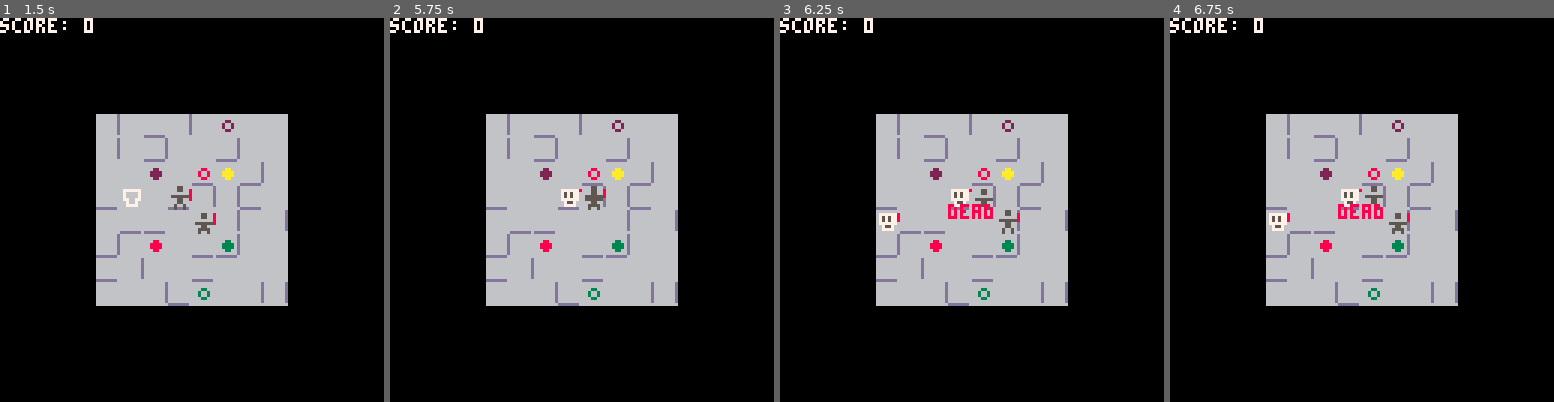
Above: before the commit, frames 1-4 (left to right).
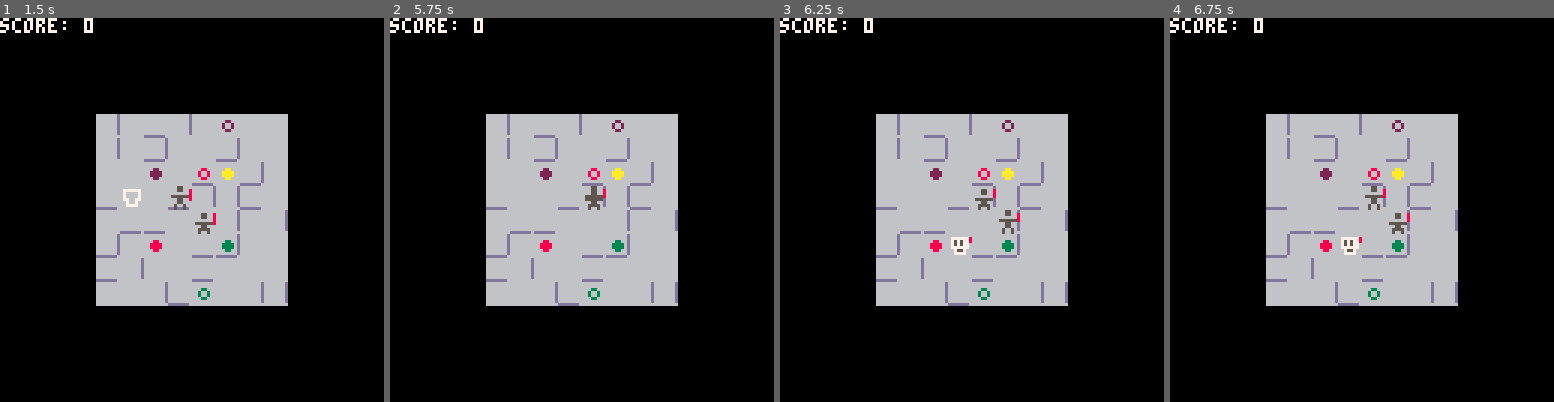
Above: after the commit, the same moments.

Repository: taylordolan/grid-folks
Game: PICO-8 cartridge grid_folks.p8
The game is run twice, just before and just after one commit, with the same random seed, the same clock (stepped at 60 frames per second) and the same inputs.
Inputs:
- Up to frame 1 (1.5 s): tap X (X key) at 0.33, 1.07 s
- Up to frame 2 (5.75 s): hold Right 1.6-2.1 s; tap X (X key) every 1.12 s from 1.85 to 5.2 s; hold Up 2.15-2.42 s; hold Right 2.47-3.03 s; hold Left 3.08-3.58 s; hold Down 3.63-3.97 s; hold Right 4.02-4.68 s; hold Up 4.73-5.03 s; hold Left 5.08-5.68 s; hold Down from 5.73 s (still down)
- Up to frame 3 (6.25 s): release Down at 6.03 s; hold Right from 6.08 s (still down)
- Up to frame 4 (6.75 s): tap X (X key) at 6.32 s; release Right at 6.58 s; hold Right from 6.63 s (still down)

Frame 1 is identical in both runs. In frame 2, 0.2% of the frame differs, in the area x 44-50%, y 44-50%; in frame 3, 0.9%, in the area x 25-57%, y 44-62%; in frame 4, 0.9%.

Commit message:
clean up act()

Diff:
--- a/grid_folks.p8
+++ b/grid_folks.p8
@@ -400,30 +400,22 @@
       -- it determines which action should be taken and triggers it.
       function act(direction)
         local next_tile = {self.x + direction[1], self.y + direction[2]}
-        if location_exists(next_tile) then
+        if location_exists(next_tile) and not is_wall_between({self.x, self.y}, next_tile) then
           shoot_target = get_shoot_target(direction)
           if self.shoot and shoot_target then
             shoot_target.stunned = true
             hit_enemy(shoot_target, 1)
             end_turn()
           elseif self.dash then
-            local acted = false
-            if not is_wall_between({self.x, self.y}, next_tile) then
-              step_or_bump(direction)
-              acted = true
-            end
+            step_or_bump(direction)
             next_tile = {self.x + direction[1], self.y + direction[2]}
             if location_exists(next_tile) and not is_wall_between({self.x, self.y}, next_tile) then
               step_or_bump(direction)
             end
-            if acted then
-              end_turn()
-            end
+            end_turn()
           else
-            if not is_wall_between({self.x, self.y}, next_tile) then
-              step_or_bump(direction)
-              end_turn()
-            end
+            step_or_bump(direction)
+            end_turn()
           end
         end
       end
@@ -578,7 +570,7 @@
     y = null,
     type = "enemy",
     sprite = sprites.enemy,
-    health = 3,
+    health = 2,
     stunned = true,
     update = function(self)
 
